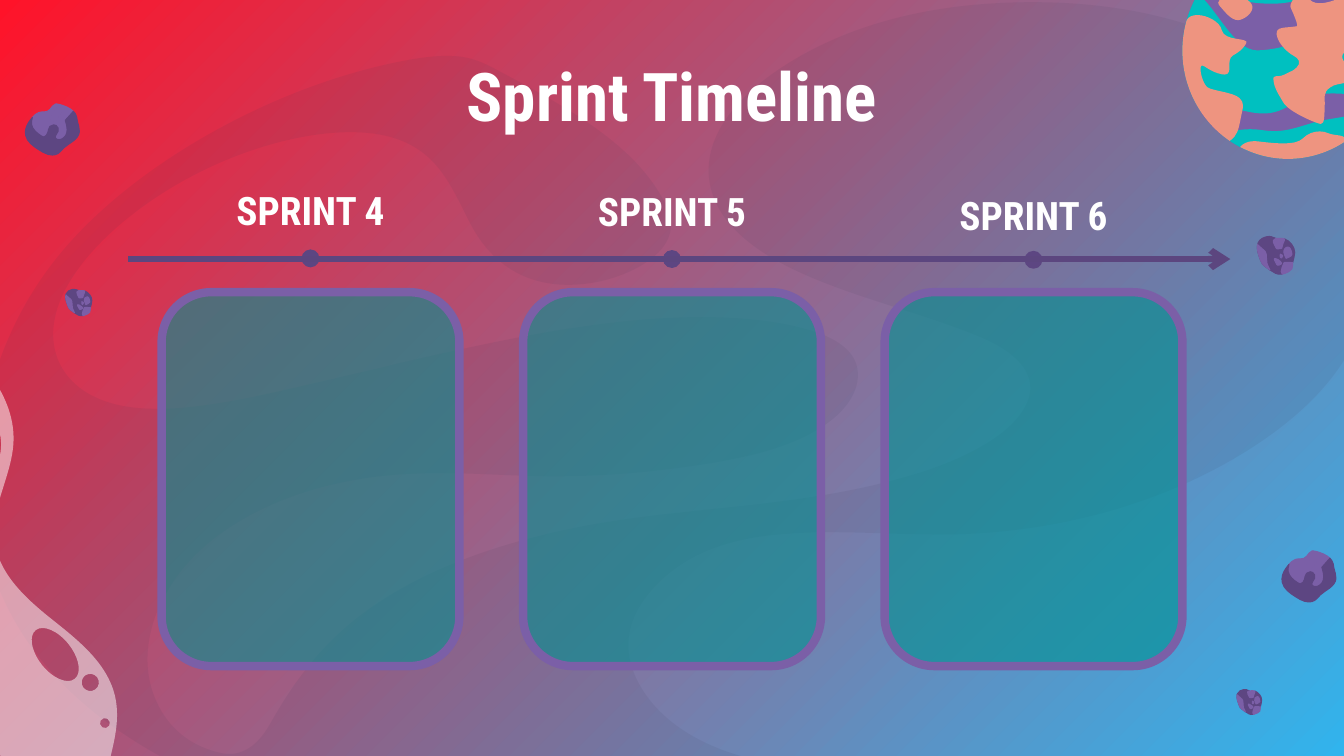
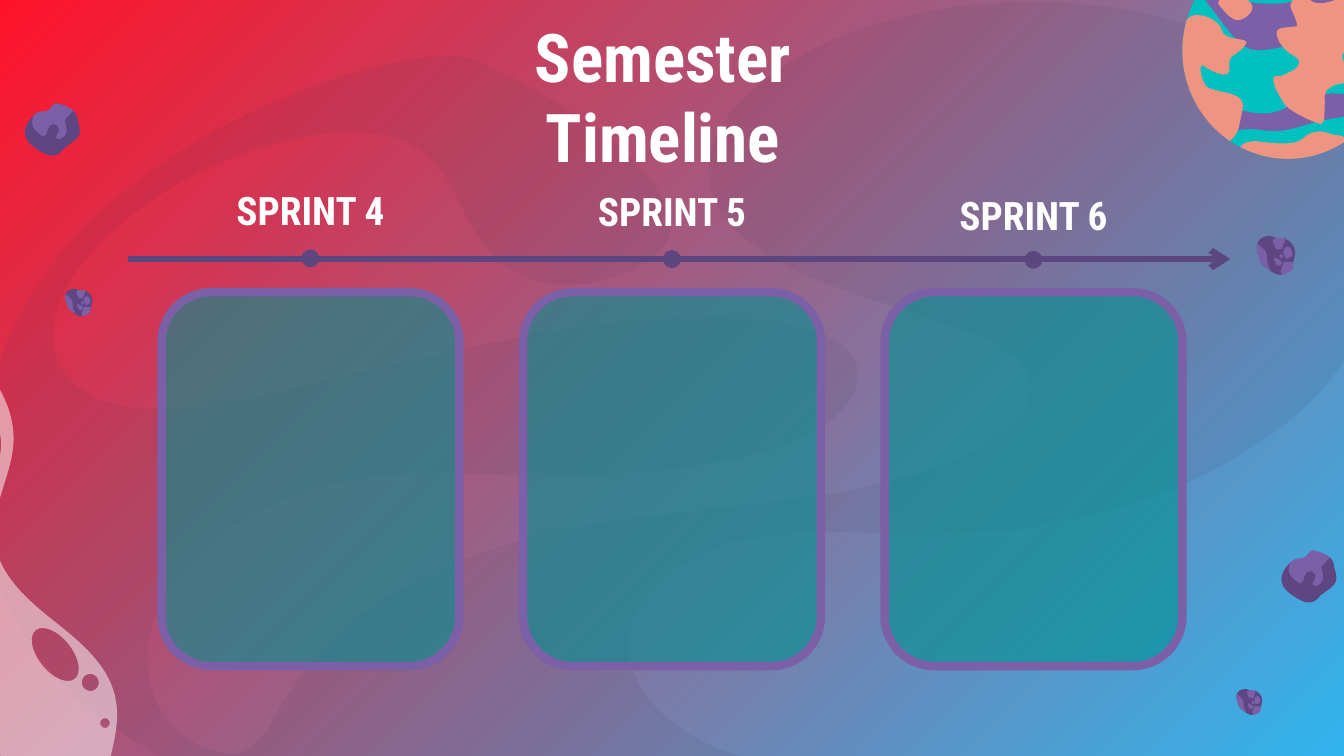
Before and after one commit to DanielKhali1/EGR101-Sim, a slide deck: slide 12 of Documentation/sprintdemo4.pptx (slide 7 before the commit). Drawn at 1344x756 pixels with LibreOffice and Linux fonts; fonts in the diff are those of the drawing; background and template pictures are left out. Boxes give left, top, right and bottom in pixels: in the first picture for what was removed or moved away, otherwise in the second. Text is boxed around its words. In the diff, an @@ line names an element or a change of style, - is before the commit and + after.

Commit message:
Edited sprint4 demo

```diff
--- a/Documentation/sprintdemo4.pptx
+++ b/Documentation/sprintdemo4.pptx
@@ text at [535,33,791,163]: text changed @@
-Sprint Timeline
+Semester Timeline
```
Also in this commit, not shown: 1 other slide changed, 5 slides added.
